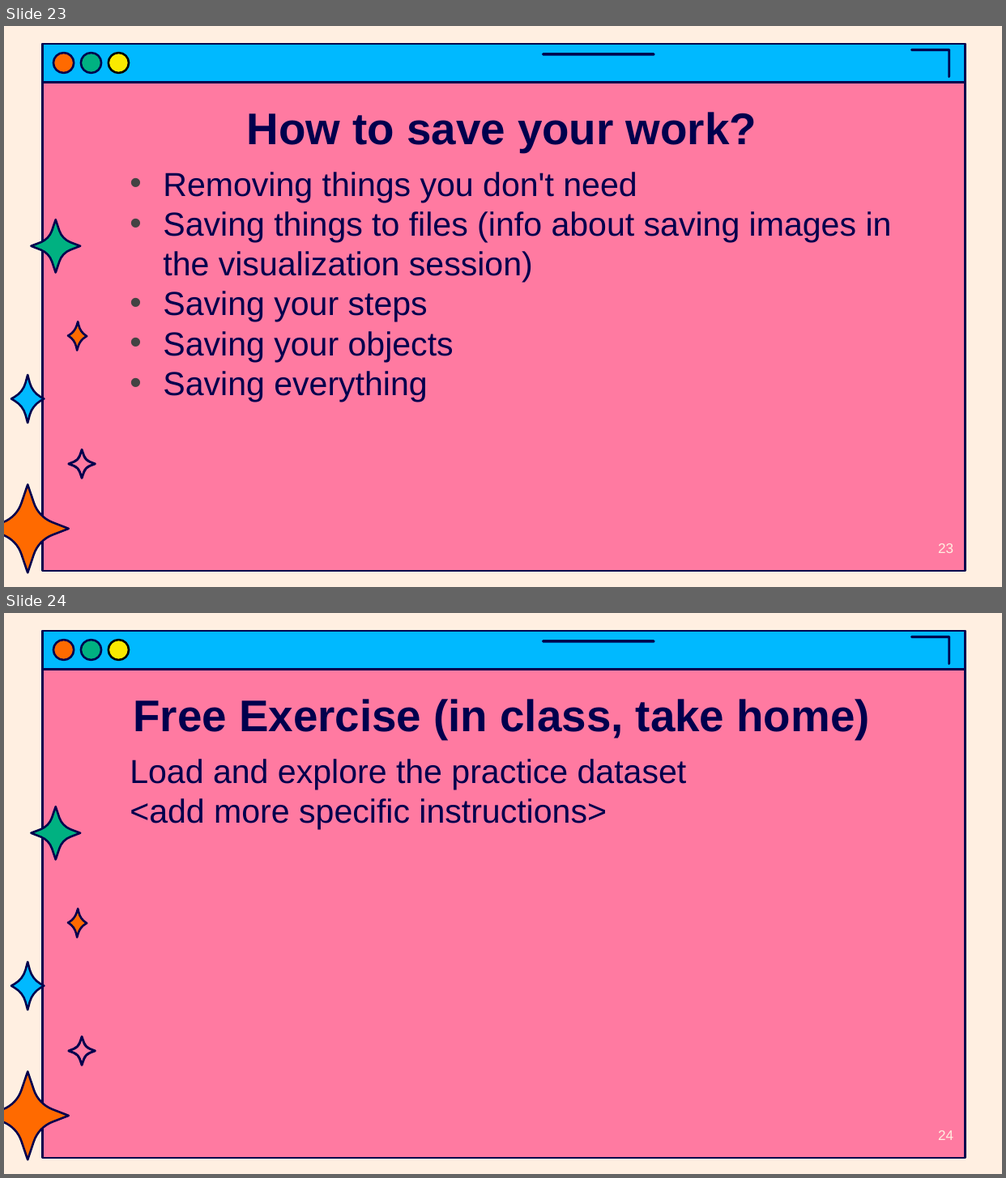
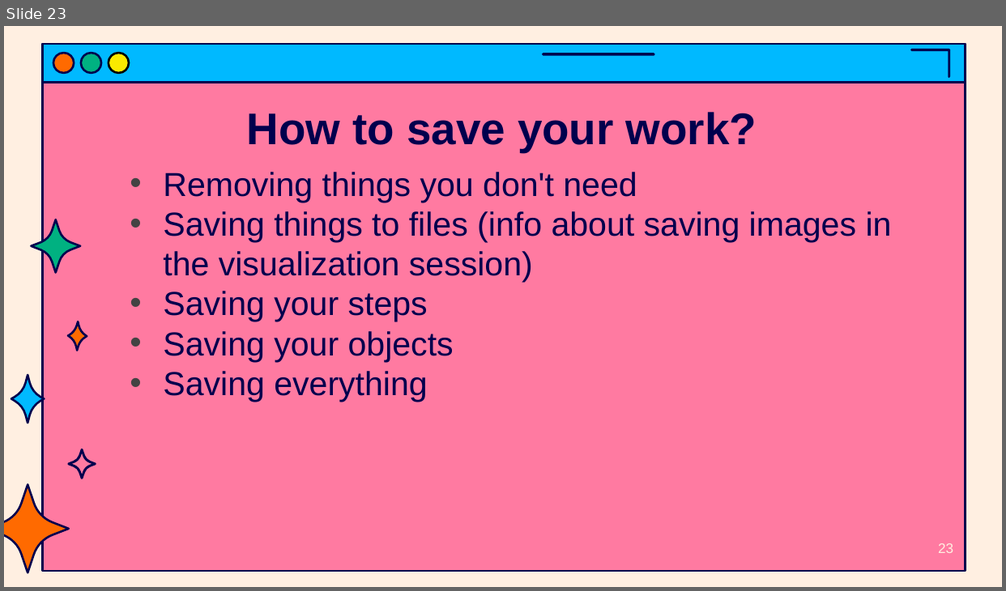
Before and after one commit to gsan-codes/Sta-R-tistics, a slide deck: slides/RBasics1.pptx. Shown one above the other, each under a label of ours: slides 23 and 24 before the commit, slide 23 after it. The pictures are 1006x1178 and 1006x591 pixels, drawn with LibreOffice and Linux fonts; fonts in the diff are those of the drawing. Boxes give left, top, right and bottom in pixels: in the first picture for what was removed or moved away, otherwise in the second. Text is boxed around its words. In the diff, an @@ line names an element or a change of style, - is before the commit and + after.

```diff
--- a/slides/RBasics1.pptx
+++ b/slides/RBasics1.pptx
@@ slide 24 removed at (x1=4, y1=613, x2=1002, y2=1174), background #FFEFE1; not listed: 12 template elements that a slide beside it also shows @@
@@ title removed at (x1=133, y1=699, x2=870, y2=739) @@
-Free Exercise (in class, take home)
@@ text removed at (x1=130, y1=759, x2=687, y2=829) @@
-Load and explore the practice dataset
-<add more specific instructions>
@@ page number removed at (x1=938, y1=1131, x2=953, y2=1140) @@
-24
```
